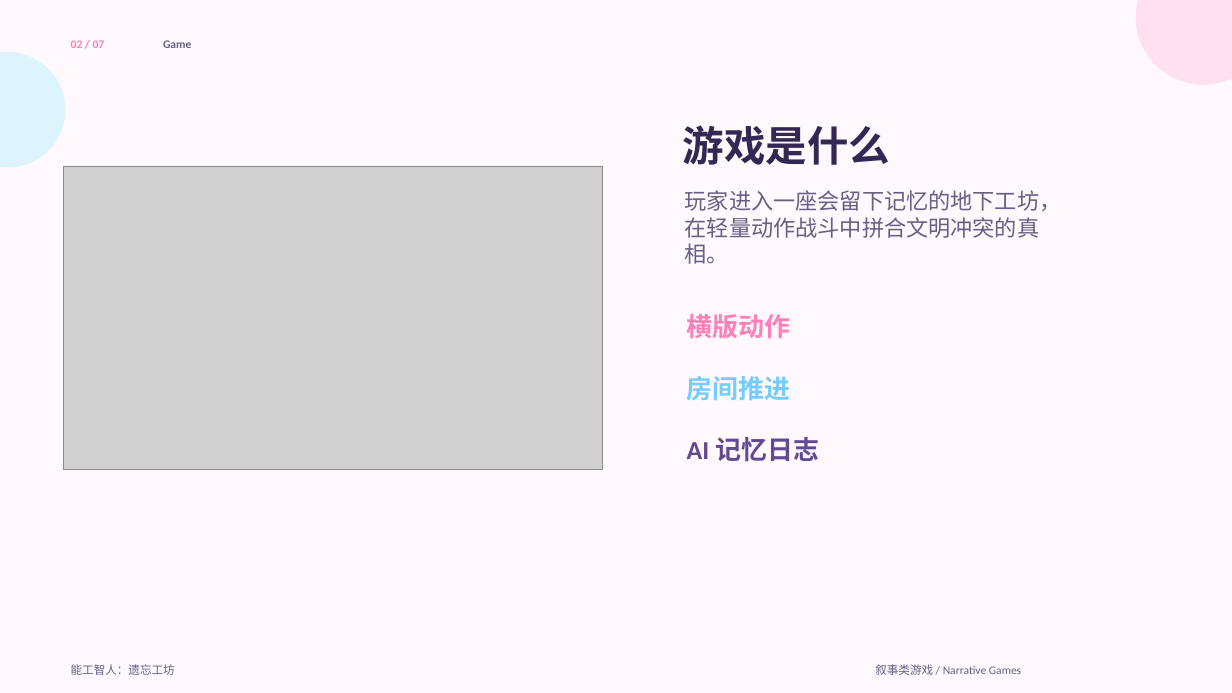
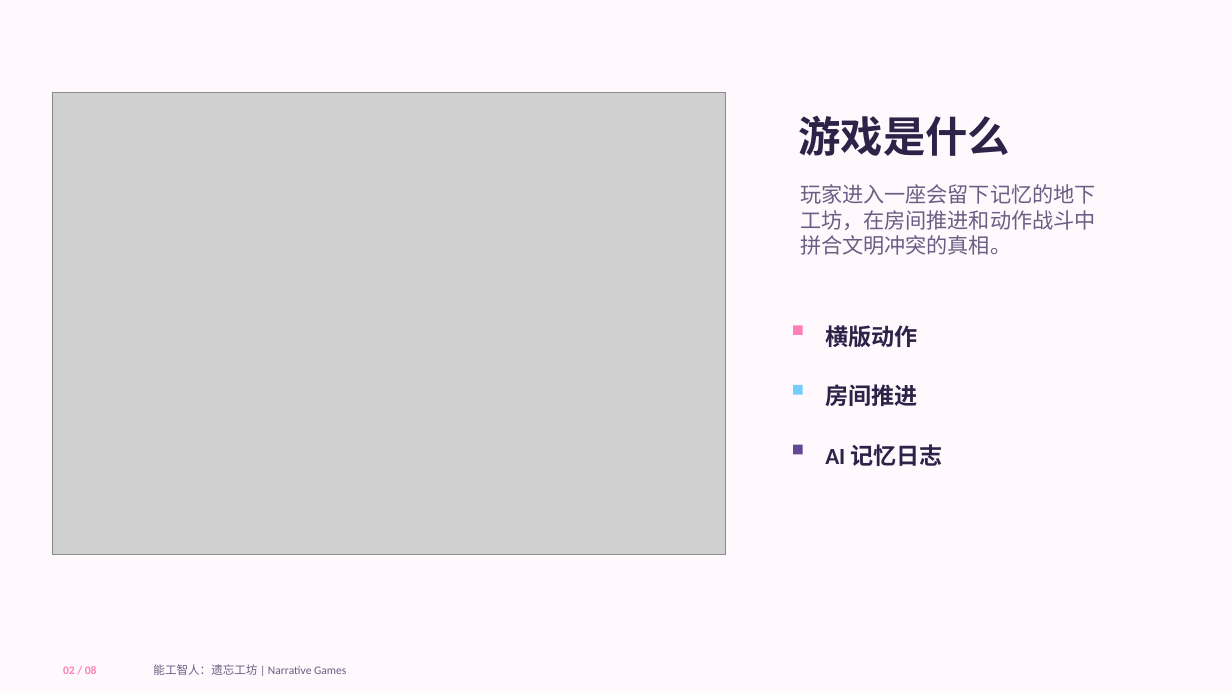
Before and after one commit to youkai-emmison/Craftsmen-and-Homo-sapiens, a slide deck: slide 2 of Submission/project_deck.pptx. Drawn at 1232x693 pixels with LibreOffice and Linux fonts; fonts in the diff are those of the drawing; grey boxes stand for pictures. Boxes give left, top, right and bottom in pixels: in the first picture for what was removed or moved away, otherwise in the second. Text is boxed around its words. In the diff, an @@ line names an element or a change of style, - is before the commit and + after.

```diff
--- a/Submission/project_deck.pptx
+++ b/Submission/project_deck.pptx
@@ ellipse removed at <box>1136,0,1232,85</box> @@
@@ ellipse removed at <box>0,52,66,167</box> @@
@@ text removed at <box>71,40,105,48</box> @@
-02 / 07
@@ text removed at <box>163,40,191,48</box> @@
-Game
@@ picture: place and size @@
-picture at <box>64,166,603,470</box>
+picture at <box>52,92,726,555</box>
@@ text "游戏是什么": place and size @@
-text "游戏是什么" at <box>683,125,890,165</box>
+text "游戏是什么" at <box>798,116,1010,156</box>
@@ text "游戏是什么" at <box>798,116,1010,156</box>: size 32.2 to 33 pt, text colour #322853 to #2C2348 @@
@@ text at <box>800,184,1095,255</box>: text changed; size 17.2 to 16.5 pt @@
-玩家进入一座会留下记忆的地下工坊，在轻量动作战斗中拼合文明冲突的真相。
+玩家进入一座会留下记忆的地下工坊，在房间推进和动作战斗中拼合文明冲突的真相。
@@ rectangle added at <box>793,325,802,335</box>, fill #FF80B8 @@
@@ text "横版动作": place and size @@
-text "横版动作" at <box>687,314,791,338</box>
+text "横版动作" at <box>825,325,917,347</box>
@@ text "横版动作" at <box>825,325,917,347</box>: size 20.2 to 18 pt, text colour #FF80B8 to #2C2348 @@
@@ rectangle added at <box>793,385,802,395</box>, fill #74CDFF @@
@@ text "房间推进": place and size @@
-text "房间推进" at <box>687,376,791,401</box>
+text "房间推进" at <box>825,384,917,406</box>
@@ text "房间推进" at <box>825,384,917,406</box>: size 20.2 to 18 pt, text colour #74CDFF to #2C2348 @@
@@ rectangle added at <box>793,445,802,454</box>, fill #634893 @@
@@ text "AI 记忆日志": place and size @@
-text "AI 记忆日志" at <box>687,437,819,462</box>
+text "AI 记忆日志" at <box>825,444,943,466</box>
@@ text "AI 记忆日志" at <box>825,444,943,466</box>: size 20.2 to 18 pt, text colour #634893 to #2C2348 @@
@@ text added at <box>63,666,97,674</box>, 9 pt, text #FF80B8, bold @@
+02 / 08
@@ text at <box>153,664,346,675</box>: text changed @@
-能工智人：遗忘工坊
+能工智人：遗忘工坊 | Narrative Games
@@ text removed at <box>875,664,1021,675</box> @@
-叙事类游戏 / Narrative Games
```
Also in this commit, not shown: 7 slides added, 6 slides removed, 38 other files.
